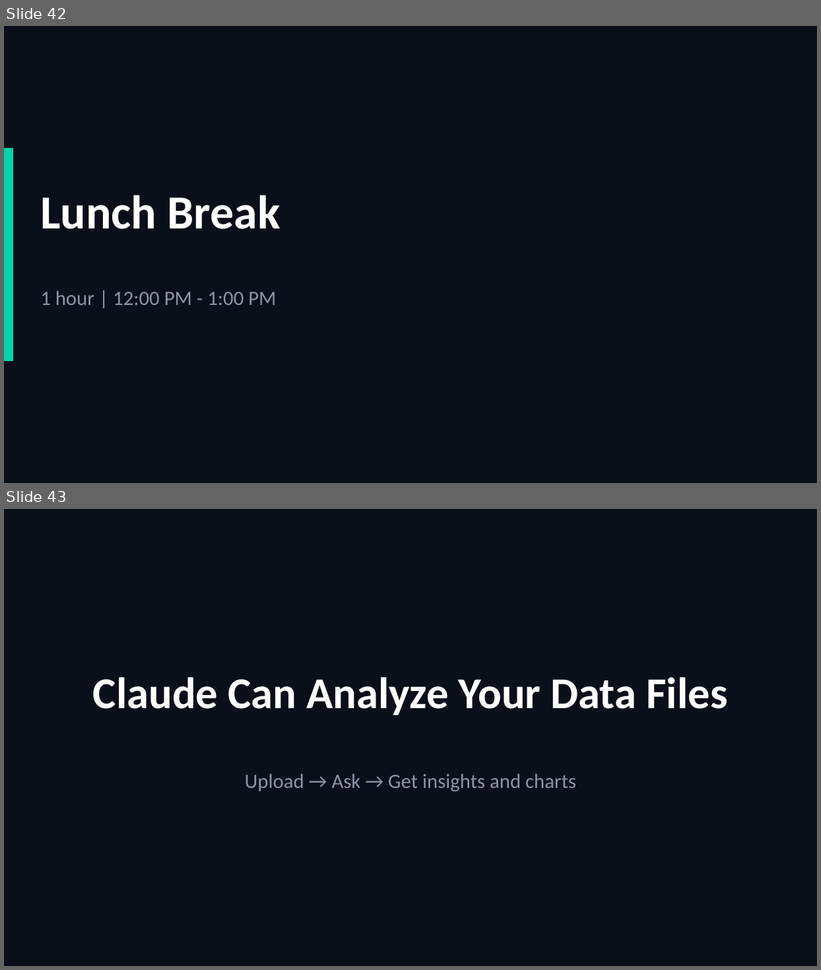
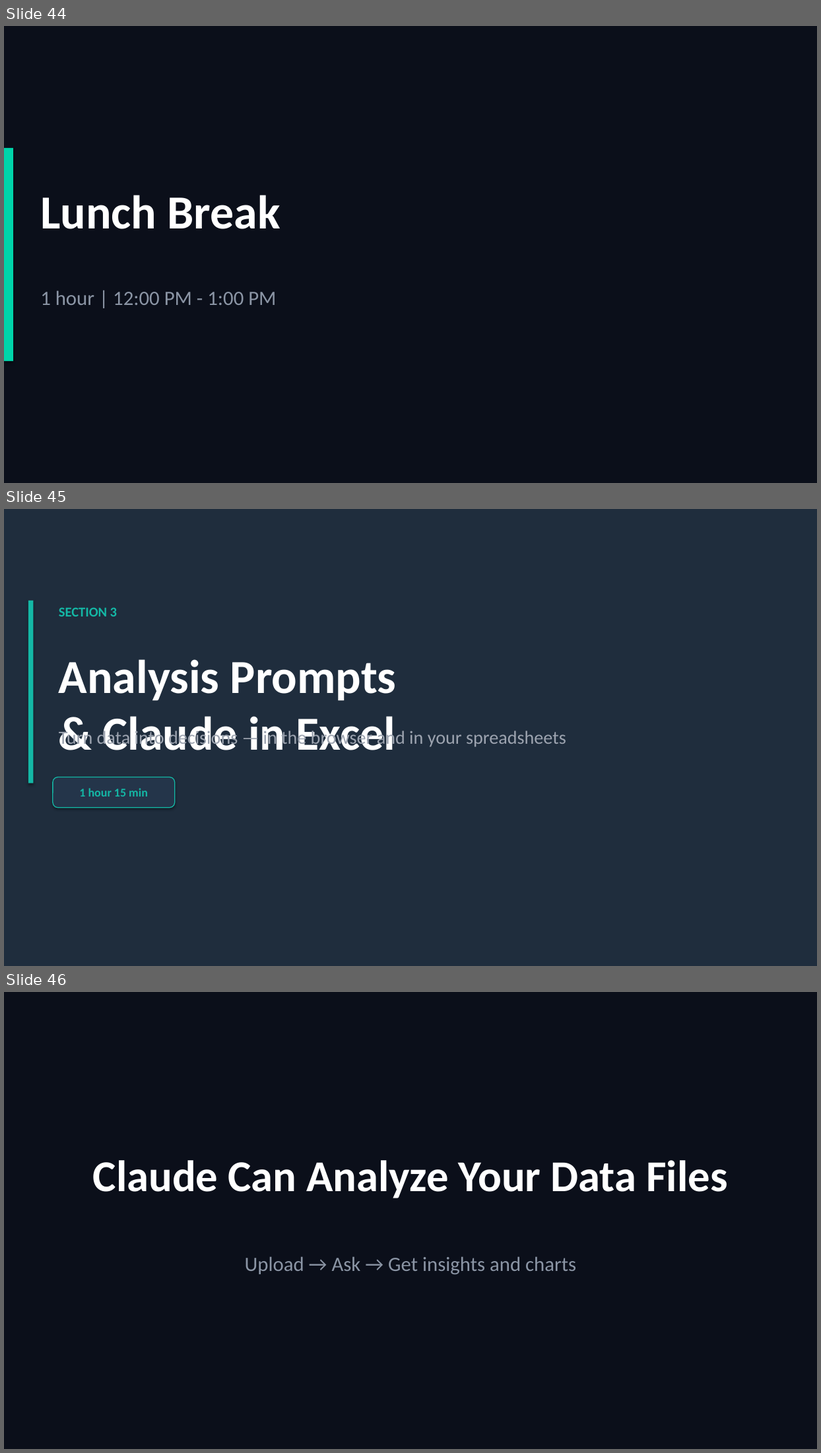
Before and after one commit to scottrhay/AIA-ClaudeCopilot, a slide deck: slides/Day1_Claude_for_Business.pptx. Shown one above the other, each under a label of ours: slides 42 and 43 before the commit, slides 44, 45 and 46 after it. The pictures are 821x970 and 821x1453 pixels, drawn with LibreOffice and Linux fonts; fonts in the diff are those of the drawing. Boxes give left, top, right and bottom in pixels: in the first picture for what was removed or moved away, otherwise in the second. Text is boxed around its words. In the diff, an @@ line names an element or a change of style, - is before the commit and + after.

Commit message:
Day 1: Add 4 section dividers + title consistency — 85 slides
Section dividers (teal accent bar, section number, title, duration):
- Section 1: Claude Interface & Prompt Engineering (2h 30m)
- Section 2: Models, Settings & Projects (1h 30m)
- Section 3: Analysis Prompts & Claude in Excel (1h 15m)
- Section 4: Artifacts, Files & Integrations (1h 30m)

Title fixes: 'What are' → 'What Are' for Projects and Artifacts
Clean ZIP, no repair prompt

```diff
--- a/slides/Day1_Claude_for_Business.pptx
+++ b/slides/Day1_Claude_for_Business.pptx
@@ slide 45 added at [4,509,817,966], background #1F2D3D @@
@@ rectangle added at [28,601,33,784], fill #14B8A6 @@
@@ text added at [59,607,117,617], 16 pt, text #14B8A6, bold @@
+SECTION 3
@@ text added at [59,659,397,751], 56 pt, text #FFFFFF, bold @@
+Analysis Prompts
+& Claude in Excel
@@ text added at [59,728,566,748], 22 pt, text #9CA3AF @@
+Turn data into decisions — in the browser and in your spreadsheets
@@ rounded rectangle added at [53,778,175,808], fill #24354A, outline #14B8A6 1 pt, 14 pt, text #14B8A6, bold @@
+1 hour 15 min
@@ what was slide 42 is now slide 44 @@
@@ what was slide 43 is now slide 46 @@
```
Also in this commit, not shown: 2 slides changed, 3 other slides added.
